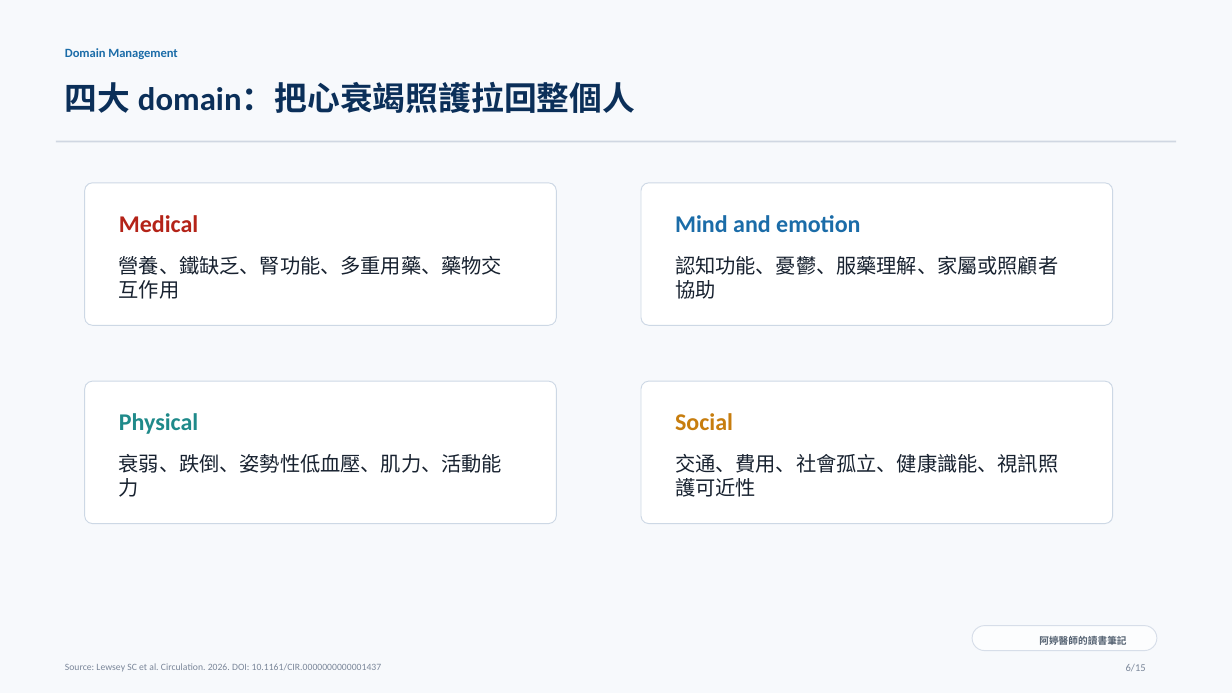
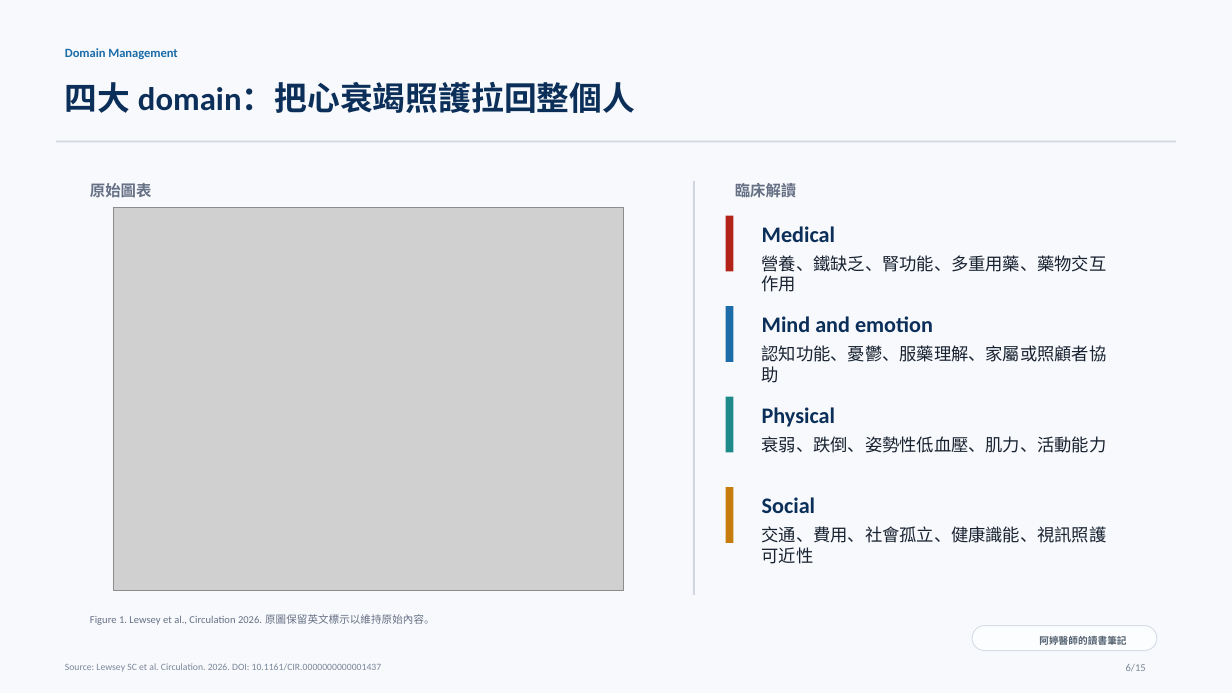
Before and after one commit to tsn4830-ui/heart-failure-older-adult, a slide deck: slide 6 of heart-failure-older-adult.pptx. Drawn at 1232x693 pixels with LibreOffice and Linux fonts; fonts in the diff are those of the drawing; grey boxes stand for pictures. Boxes give left, top, right and bottom in pixels: in the first picture for what was removed or moved away, otherwise in the second. Text is boxed around its words. In the diff, an @@ line names an element or a change of style, - is before the commit and + after.

Commit message:
Add original article figures to presentation

```diff
--- a/heart-failure-older-adult.pptx
+++ b/heart-failure-older-adult.pptx
@@ rounded rectangle removed at box(85, 183, 556, 325) @@
@@ text added at box(90, 183, 152, 197), 12 pt, text #667085, bold @@
+原始圖表
@@ picture added at box(114, 208, 624, 592) @@
@@ rounded rectangle removed at box(641, 183, 1113, 325) @@
@@ rectangle added at box(693, 181, 695, 595), fill #D0D7E2 @@
@@ text added at box(735, 183, 797, 197), 12 pt, text #667085, bold @@
+臨床解讀
@@ rectangle added at box(726, 215, 733, 271), fill #B42318 @@
@@ text "Medical": place and size @@
-text "Medical" at box(119, 215, 198, 232)
+text "Medical" at box(762, 226, 835, 242)
@@ text "Medical" at box(762, 226, 835, 242): size 18.8 to 17.2 pt, text colour #B42318 to #0B2F59 @@
@@ text "營養、鐵缺乏、腎功能、多重用藥、藥物交互作用": place and size @@
-text "營養、鐵缺乏、腎功能、多重用藥、藥物交互作用" at box(119, 256, 502, 299)
+text "營養、鐵缺乏、腎功能、多重用藥、藥物交互作用" at box(762, 255, 1107, 292)
@@ rectangle added at box(726, 306, 733, 361), fill #1B6CA8 @@
@@ text "Mind and emotion": place and size @@
-text "Mind and emotion" at box(675, 215, 860, 232)
+text "Mind and emotion" at box(762, 316, 933, 332)
@@ text "Mind and emotion" at box(762, 316, 933, 332): size 18.8 to 17.2 pt, text colour #1B6CA8 to #0B2F59 @@
@@ text "認知功能、憂鬱、服藥理解、家屬或照顧者協助": place and size @@
-text "認知功能、憂鬱、服藥理解、家屬或照顧者協助" at box(675, 256, 1058, 299)
+text "認知功能、憂鬱、服藥理解、家屬或照顧者協助" at box(762, 345, 1107, 383)
@@ rounded rectangle removed at box(85, 381, 556, 523) @@
@@ rounded rectangle removed at box(641, 381, 1113, 523) @@
@@ rectangle added at box(726, 396, 733, 452), fill #1F8A8A @@
@@ text "Physical": place and size @@
-text "Physical" at box(119, 413, 199, 434)
+text "Physical" at box(762, 407, 835, 427)
@@ text "Physical" at box(762, 407, 835, 427): size 18.8 to 17.2 pt, text colour #1F8A8A to #0B2F59 @@
@@ size 15.8 to 13.5 pt in 4 elements at box(762, 526, 1107, 564), box(762, 345, 1107, 383), box(762, 255, 1107, 292), box(762, 436, 1107, 453) @@
@@ text "衰弱、跌倒、姿勢性低血壓、肌力、活動能力": place and size @@
-text "衰弱、跌倒、姿勢性低血壓、肌力、活動能力" at box(119, 454, 502, 497)
+text "衰弱、跌倒、姿勢性低血壓、肌力、活動能力" at box(762, 436, 1107, 453)
@@ rectangle added at box(726, 487, 733, 543), fill #C77D0E @@
@@ text "Social": place and size @@
-text "Social" at box(675, 413, 733, 430)
+text "Social" at box(762, 497, 815, 513)
@@ text "Social" at box(762, 497, 815, 513): size 18.8 to 17.2 pt, text colour #C77D0E to #0B2F59 @@
@@ text "交通、費用、社會孤立、健康識能、視訊照護可近性": place and size @@
-text "交通、費用、社會孤立、健康識能、視訊照護可近性" at box(675, 454, 1058, 497)
+text "交通、費用、社會孤立、健康識能、視訊照護可近性" at box(762, 526, 1107, 564)
@@ text added at box(90, 614, 435, 625), 8.2 pt, text #667085 @@
+Figure 1. Lewsey et al., Circulation 2026. 原圖保留英文標示以維持原始內容。
```
Also in this commit, not shown: 1 other slide changed, 7 other files.
